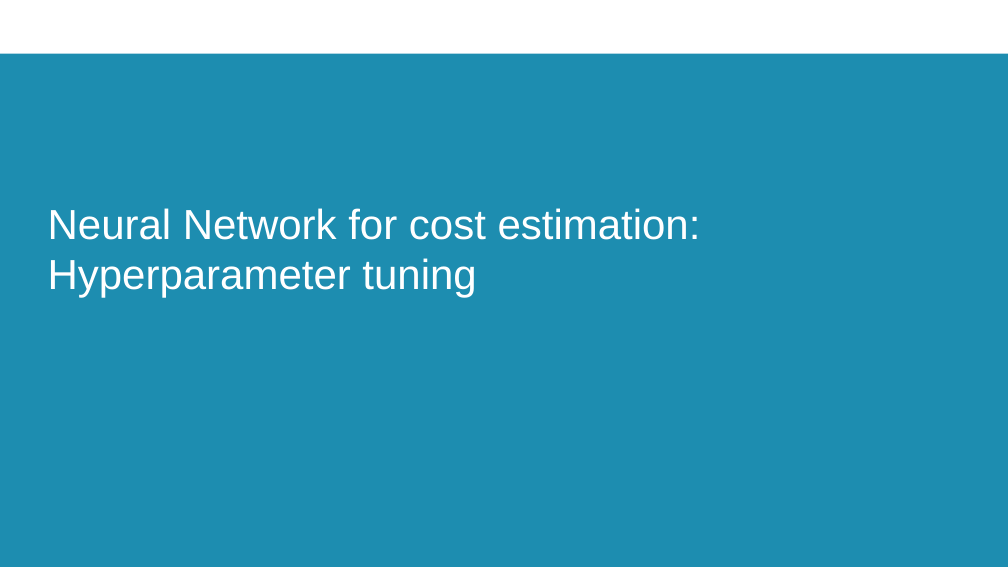
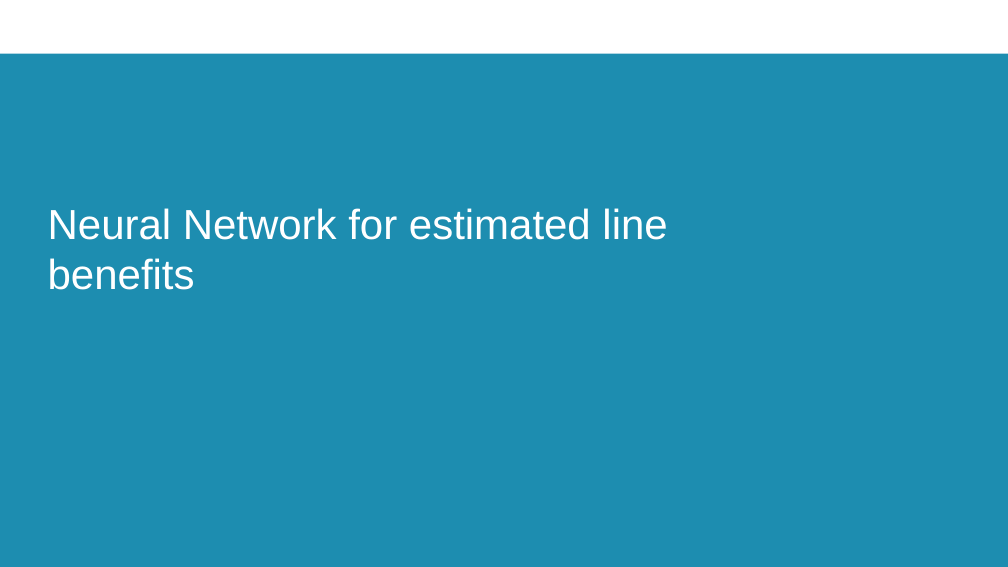
Before and after one commit to erikfilias/JointResearch, a slide deck: slide 1 of 02. Presentations/PresentationGroup_KP.pptx. Drawn at 1008x567 pixels with LibreOffice and Linux fonts; fonts in the diff are those of the drawing; background and template pictures are left out. Boxes give left, top, right and bottom in pixels: in the first picture for what was removed or moved away, otherwise in the second. Text is boxed around its words. In the diff, an @@ line names an element or a change of style, - is before the commit and + after.

Commit message:
Intermediate

```diff
--- a/02. Presentations/PresentationGroup_KP.pptx
+++ b/02. Presentations/PresentationGroup_KP.pptx
@@ title at (x1=48, y1=208, x2=667, y2=290): text changed @@
-Neural Network for cost estimation: Hyperparameter tuning
+Neural Network for estimated line benefits
```
